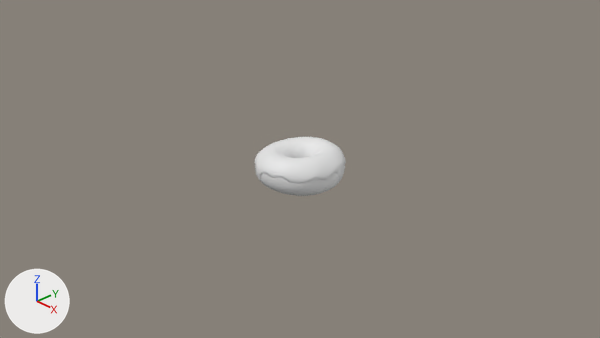
Two versions of the Blender file Blender tutorials/dounut.blend, one commit apart.
The view is the same before and after, from the file's camera 'Camera'. Every picture has the same lights, and +X, +Y and +Z are marked at lower left.

The first picture shows 'Dounut', 'Icing'.
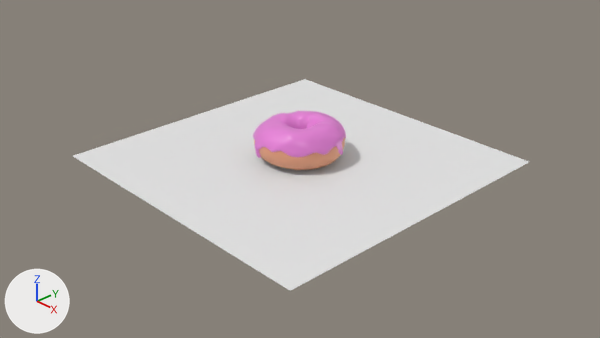
Changed parts and their boxes (x1, y1, x2, y2) in the pictures (600 x 338 px):
'Plane', added
    after: (73, 79, 529, 291)
'Icing', reshaped, moved
    before: (254, 137, 346, 184)
    after: (253, 111, 346, 158)
'Dounut', recoloured, moved
    before: (255, 163, 345, 196)
    after: (254, 137, 345, 170)

Diff of the bpy script that builds the scene:
```diff
--- a/Blender tutorials/dounut.blend.py
+++ b/Blender tutorials/dounut.blend.py
@@ mat_material @@
+mat_material = principled_material('Material')
+mat_material.base_color = (0.802, 0.221, 0.685)  # pink #e781d8
+mat_material.roughness = 0.331
@@ mat_material_001 @@
+mat_material_001 = principled_material('Material.001')
+mat_material_001.base_color = (0.803, 0.352, 0.208)  # beige #e7a07e
@@ mat_material_002 @@
+mat_material_002 = principled_material('Material.002')
+mat_material_002.base_color = (0.8, 0.8, 0.8)  # white #e7e7e7
@@ me_torus_001 @@
 me_torus_001.from_pydata(...)  # 384 vertices, 384 faces; spans x -0.562..0.609, y -0.597..0.617, z -0.277..0.261
+me_torus_001.materials.append(mat_material_001)  # beige #e7a07e
@@ me_torus_002 @@
 # used by ob_icing; location = (0.0, 0.0, 0.0)
-me_torus_002.from_pydata(...)  # 232 vertices, 196 faces; spans x -0.551..0.585, y -0.58..0.602, z -0.136..0.245
+me_torus_002.from_pydata(...)  # 7424 vertices, 7424 faces; spans x -0.563..0.599, y -0.596..0.632, z -0.152..0.286
+# me_torus_002 part 1: 232 vertices removed from x -0.551..0.585, y -0.58..0.602, z -0.136..0.245; 7424 vertices added at x -0.563..0.599, y -0.596..0.632, z -0.152..0.286
+me_torus_002.materials.append(mat_material)  # pink #e781d8
@@ me_plane @@
+me_plane.from_pydata([(-1.0, -1.0, 0.0), (1.0, -1.0, 0.0), (-1.0, 1.0, 0.0), (1.0, 1.0, 0.0)], [], [(0, 1, 3, 2)])
+me_plane.materials.append(mat_material_002)  # white #e7e7e7
@@ ob_dounut @@
 ob_dounut = bpy.data.objects.new('Dounut', me_torus_001)
-ob_dounut.location = (0.0, 0.0, 0.0)
+ob_dounut.location = (-0.036, 0.028, 0.355)
 _m = ob_dounut.modifiers.new('Subdivision', 'SUBSURF')
@@ ob_plane @@
+ob_plane = bpy.data.objects.new('Plane', me_plane)
+ob_plane.location = (0.0, 0.0, 0.085)
+ob_plane.scale = (2.18, 2.18, 2.18)
```
